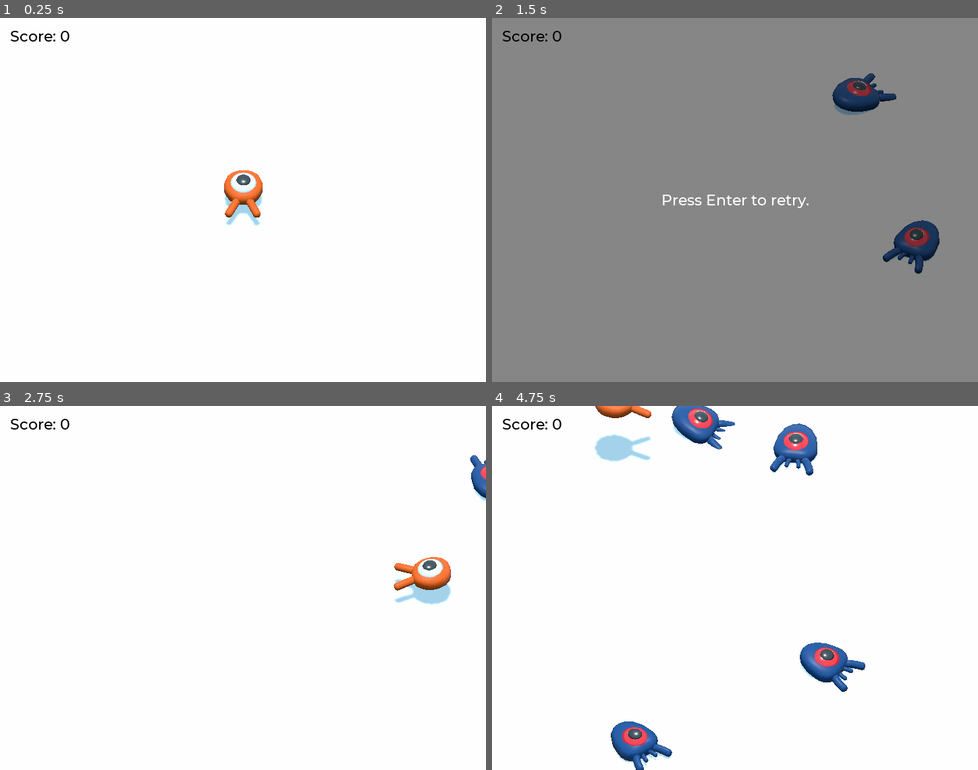
Above: before the commit, frames 1-4 (two rows, left to right).
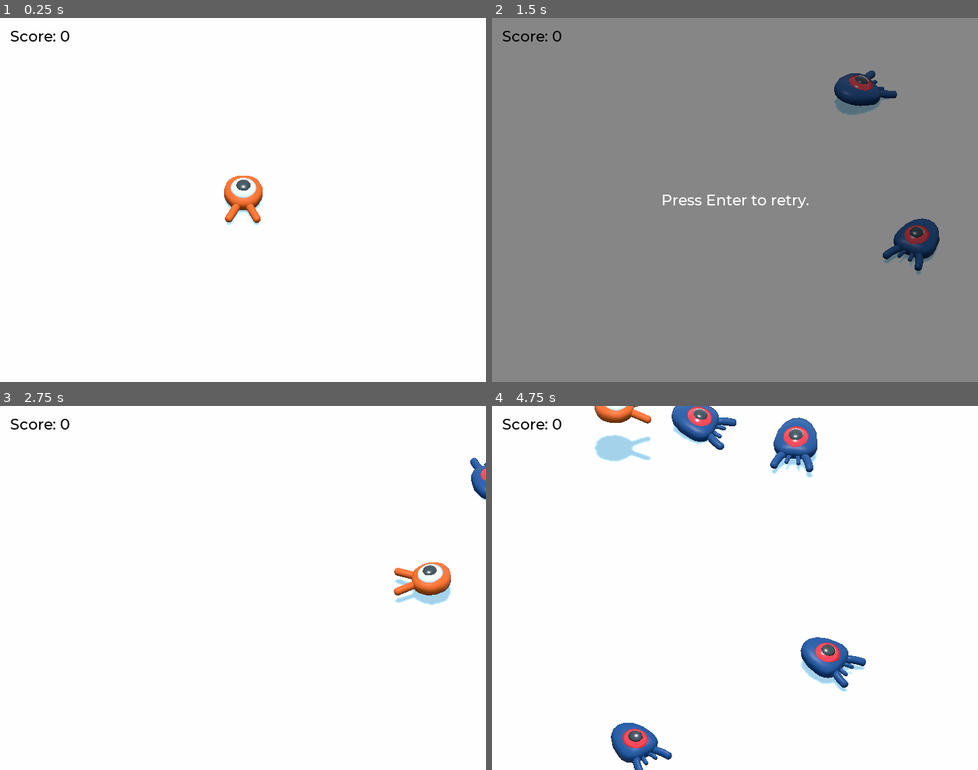
Above: after the commit, the same moments.

Repository: shonenada/learning-godot-engine
Game: Godot game, scene res://Main.tscn
Same seed, same stepped clock (60 frames per second), same inputs: the game is played once before the commit and once after it.
Inputs:
- Up to frame 1 (0.25 s): no input
- Up to frame 2 (1.5 s): tap Enter (ui_accept) at 0.5 s; hold Right (move_right) 0.53-1.28 s; tap K (jump) at 0.77 s; hold S (move_backward) from 1.28 s (still down)
- Up to frame 3 (2.75 s): tap K (jump) at 1.52 s; tap Enter (ui_accept) at 2 s; release S (move_backward) at 2.03 s; hold Right (move_right) from 2.03 s (still down)
- Up to frame 4 (4.75 s): release Right (move_right) at 2.78 s; hold W (move_forward) 2.78-3.53 s; tap K (jump) at 3.02, 3.77, 4.52 s; hold Left (move_left) from 3.53 s (still down)

The runs differ from the first frame. In frame 1, 0.7% of the frame differs, in the area x 46-55%, y 41-58%; in frame 2, 1.0%; in frame 3, 0.9%; in frame 4, 3.0%, in the area x 21-77%, y 0-100%.

Commit message:
feat: adjust collision

Diff:
--- a/demo_3d/Mob.gd
+++ b/demo_3d/Mob.gd
@@ -16,12 +16,11 @@
 func initialize(start_position, player_position):
 	look_at_from_position(start_position, player_position, Vector3.UP)
 	rotate_y(rand_range(-PI/4, PI/4))
-
+	$AnimationPlayer.playback_speed = 1
 	var random_speed = rand_range(min_speed, max_speed)
 	velocity = Vector3.FORWARD * random_speed
 	velocity = velocity.rotated(Vector3.UP, rotation.y)
 
-	$AnimationPlayer.playback_speed = random_speed / min_speed
 
 
 func squash():
--- a/demo_3d/Mob.tscn
+++ b/demo_3d/Mob.tscn
@@ -43,7 +43,7 @@
 [node name="Pivot" type="Spatial" parent="."]
 
 [node name="Character" parent="Pivot" instance=ExtResource( 1 )]
-transform = Transform( 1, 0, 0, 0, 0.999858, -0.0168616, 0, 0.0168616, 0.999858, 0, 0.226203, 0 )
+transform = Transform( 1, 0, 0, 0, 0.999848, -0.0174524, 0, 0.0174524, 0.999848, 0, 0.35, 0 )
 
 [node name="CollisionShape" type="CollisionShape" parent="."]
 transform = Transform( 1, -2.05985e-11, -0.000471239, 2.05985e-11, 1, -5.2108e-15, 0.000471239, -5.2108e-15, 1, 0, 0, -0.119886 )
@@ -54,6 +54,7 @@
 aabb = AABB( -1.14214, -0.637134, -1.63121, 2.28427, 1.27427, 3.26242 )
 
 [node name="AnimationPlayer" type="AnimationPlayer" parent="."]
+autoplay = "float"
 anims/float = SubResource( 2 )
 
 [connection signal="screen_exited" from="VisibilityNotifier" to="." method="_on_VisibilityNotifier_screen_exited"]
--- a/demo_3d/Player.tscn
+++ b/demo_3d/Player.tscn
@@ -7,7 +7,7 @@
 radius = 0.766673
 
 [sub_resource type="CylinderShape" id=2]
-height = 5.75226
+height = 3.87948
 
 [sub_resource type="Animation" id=3]
 length = 0.001
@@ -74,7 +74,7 @@
 [node name="Character" parent="Pivot" instance=ExtResource( 1 )]
 
 [node name="CollisionShape" type="CollisionShape" parent="."]
-transform = Transform( 1, 0, 0, 0, 1, 0, 0, 0, 1, 0.00575256, 0.0032829, -0.00404263 )
+transform = Transform( 1, 0, 0, 0, 1, 0, 0, 0, 1, 0.00575256, 0.384176, -0.00404263 )
 shape = SubResource( 1 )
 
 [node name="ModDetector" type="Area" parent="."]
@@ -83,7 +83,7 @@
 monitorable = false
 
 [node name="CollisionShape" type="CollisionShape" parent="ModDetector"]
-transform = Transform( 1, 0, 0, 0, 0.21547, 0, 0, 0, 1, 0, 0.126826, 0 )
+transform = Transform( 1, 0, 0, 0, 0.21547, 0, 0, 0, 1, 0, 0.352851, 0.012557 )
 shape = SubResource( 2 )
 
 [node name="AnimationPlayer" type="AnimationPlayer" parent="."]
